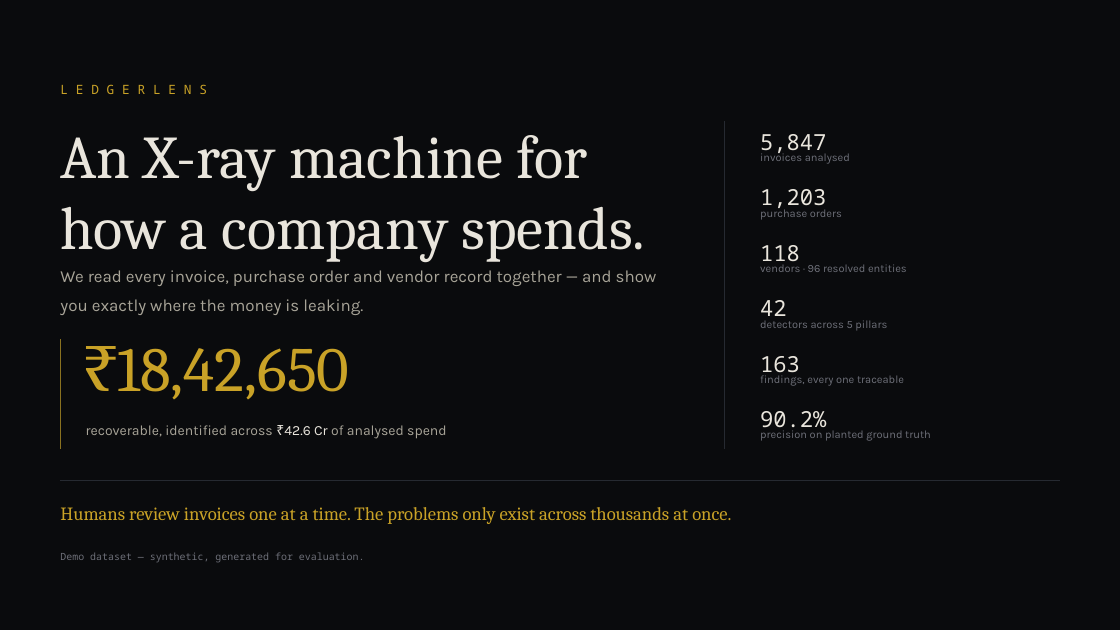
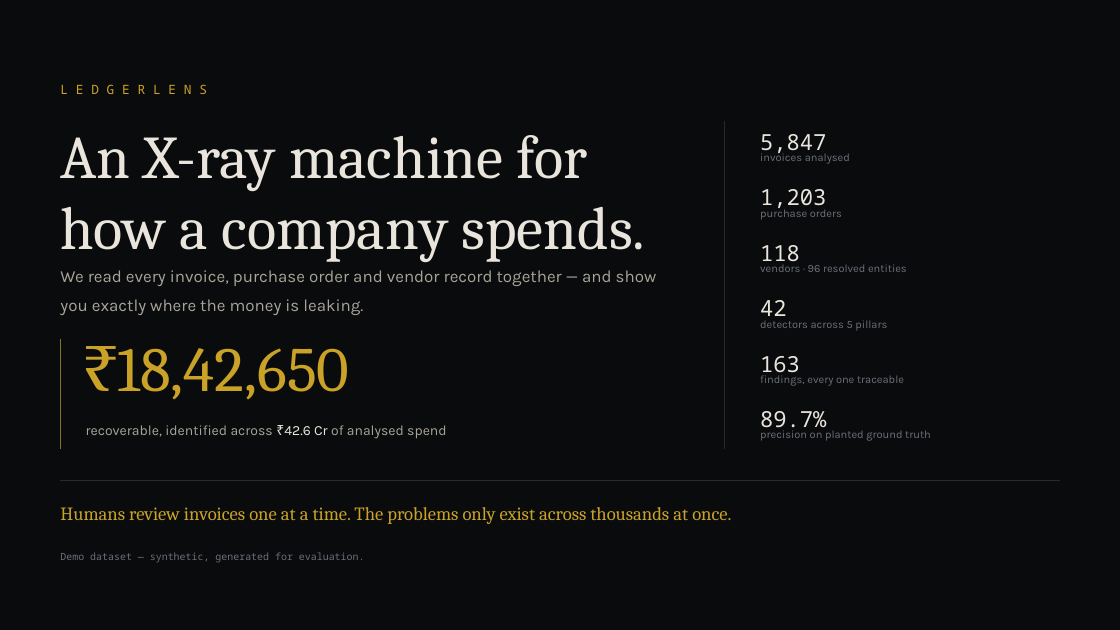
Before and after one commit to MarcussRico/LedgerLens, a slide deck: slide 1 of deck/LedgerLens_Deck.pptx. Drawn at 1120x630 pixels with LibreOffice and Linux fonts; fonts in the diff are those of the drawing; background and template pictures are left out; a plain dark background stands for a picture behind light text. Boxes give left, top, right and bottom in pixels: in the first picture for what was removed or moved away, otherwise in the second. Text is boxed around its words. In the diff, an @@ line names an element or a change of style, - is before the commit and + after.

```diff
--- a/deck/LedgerLens_Deck.pptx
+++ b/deck/LedgerLens_Deck.pptx
@@ text at (760,411,826,431): text changed @@
-90.2%
+89.7%
```
Also in this commit, not shown: 3 other slides changed, 9 other files.
